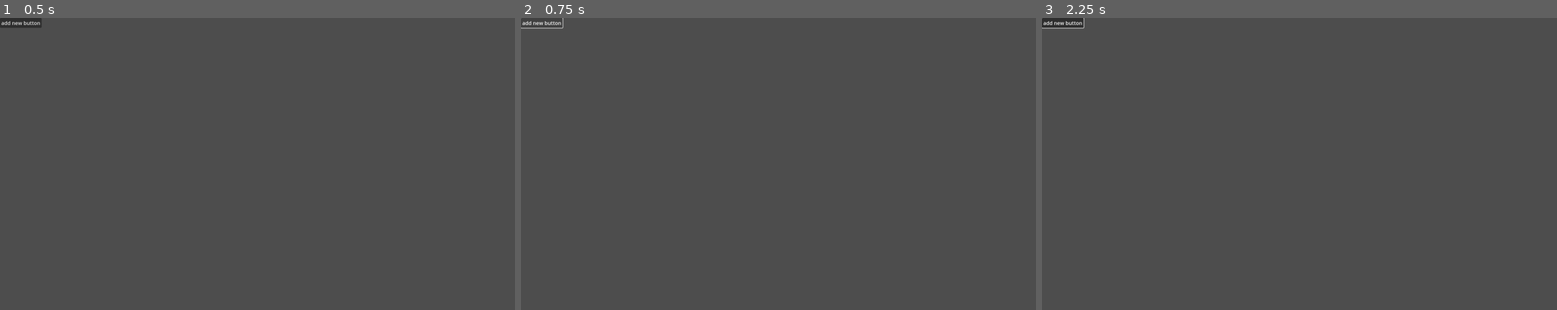
Above: before the commit, frames 1-3 (left to right).
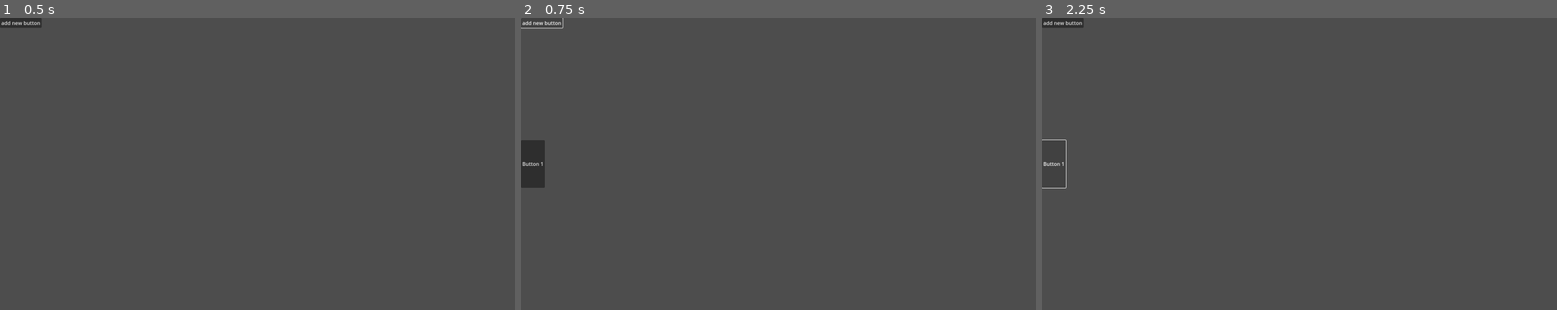
Above: after the commit, the same moments.

Repository: itsDrac/LevelEdit
Game: Godot game, scene res://tmp/p1.tscn
Two runs of this game, one before a commit and one after it. Both use one fixed random seed, a clock stepped at 60 frames per second and the inputs below. The project has no main scene, so this scene is started directly.
Inputs (mouse positions are in pixels of both pictures, inside the frame that each line leads up to):
- Up to frame 1 (0.5 s): no input
- Up to frame 2 (0.75 s): click "add new button" at 0.5 s
- Up to frame 3 (2.25 s): click "add new button" at 1.25 s; click (1052, 164) at 2 s, where only the run after the commit has a clickable "Button 1"

Frame 1 is identical in both runs. In frame 2, 0.7% of the frame differs, in the area x 0-5%, y 41-59%; in frame 3, 0.1%.
Error before the commit: Invalid call. Nonexistent function 'add_child' in base 'Nil'. (res://tmp/c1.gd:13)

Commit message:
Resolve issue 1 commit <ac719f3>

Diff:
--- a/tmp/c1.gd
+++ b/tmp/c1.gd
@@ -1,5 +1,6 @@
 extends Control
-class_name Child
+class_name Child # Not required.
+
 @onready var hbox = $HBoxContainer
 
 # Called when the node enters the scene tree for the first time.
@@ -9,7 +10,7 @@
 
 func add_button(id):
 	var b = Button.new()
-	b.text = "Button" + str(id)
+	b.text = "Button " + str(id)
 	hbox.add_child(b)
 
 # Called every frame. 'delta' is the elapsed time since the previous frame.
--- a/tmp/p1.gd
+++ b/tmp/p1.gd
@@ -1,19 +1,21 @@
 extends Control
 
 var counter = 0
-
+var child_scene = preload("res://tmp/c1.tscn")
 # Called when the node enters the scene tree for the first time.
 func _ready():
 	var b = Button.new()
 	b.text = "add new button"
-	b.connect("pressed", increment)
+	b.pressed.connect(self.increment)
 	add_child(b)
 
 func add_c1(id):
-	var child = Child.new()
+	var child = child_scene.instantiate()
+	add_child(child)
 	child.add_button(id)
 
 func increment():
+	print("pressed")
 	counter += 1
 	add_c1(counter)
 
